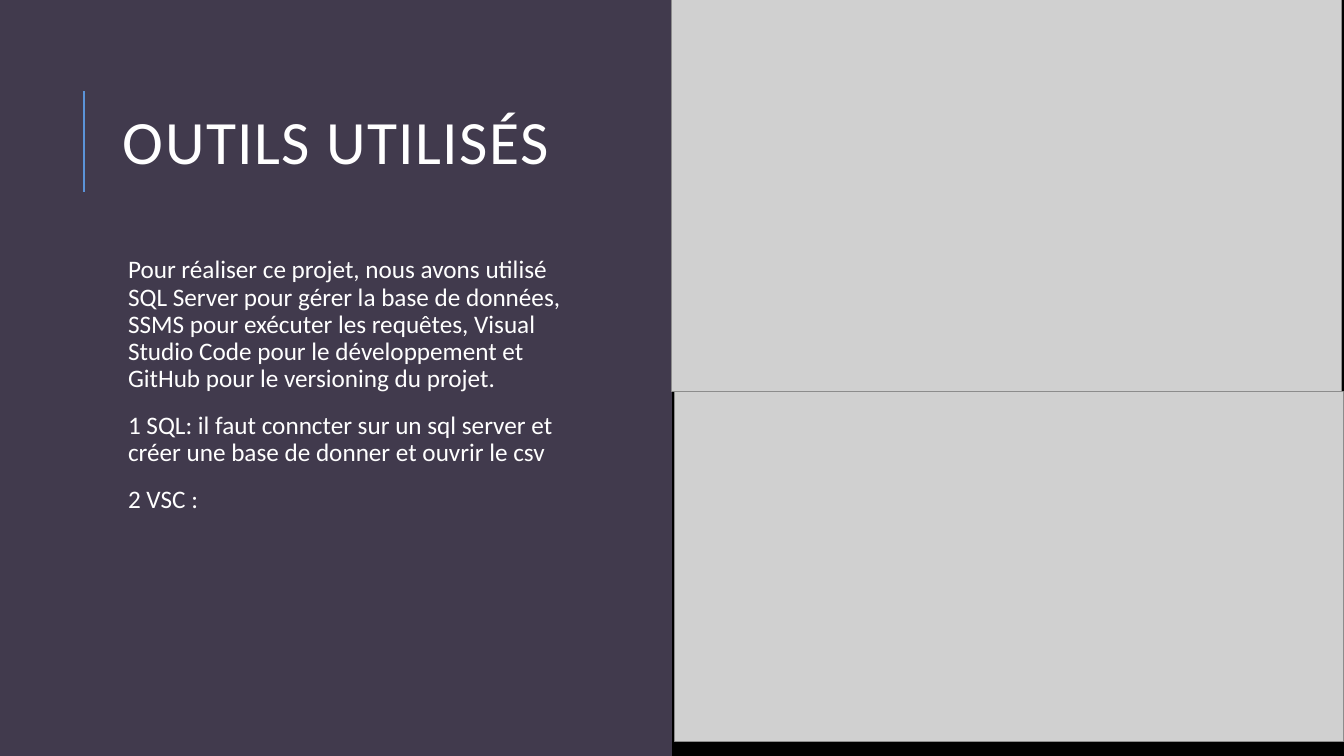
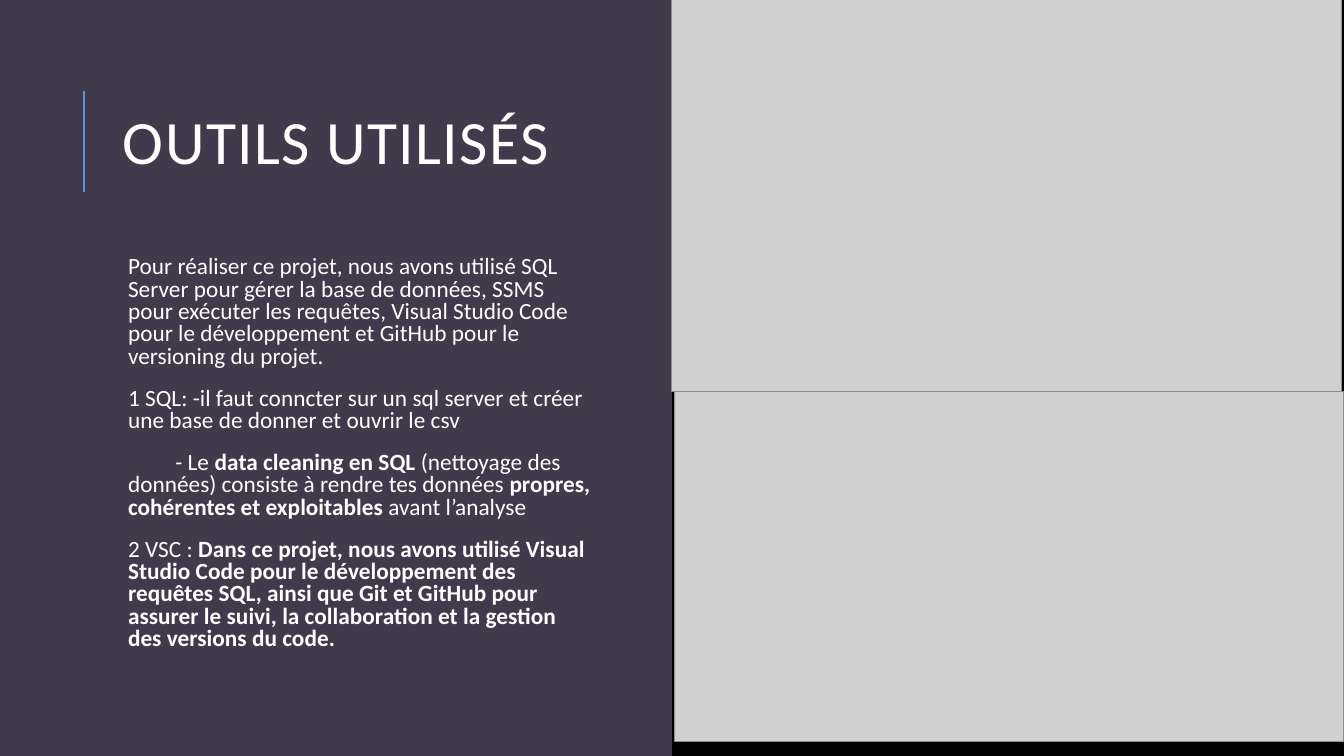
Before and after one commit to hamedtlili/sql-test-2, a slide deck: slide 6 of presentation/Projet Data Analytics – Telco Customer Churn.pptx. Drawn at 1344x756 pixels with LibreOffice and Linux fonts; fonts in the diff are those of the drawing; grey boxes stand for pictures. Boxes give left, top, right and bottom in pixels: in the first picture for what was removed or moved away, otherwise in the second. Text is boxed around its words. In the diff, an @@ line names an element or a change of style, - is before the commit and + after.

```diff
--- a/presentation/Projet Data Analytics – Telco Customer Churn.pptx
+++ b/presentation/Projet Data Analytics – Telco Customer Churn.pptx
@@ text at (x1=128, y1=258, x2=568, y2=368): size 18 to 16.6 pt in "Pour réaliser ce projet, nous avons utilisé ..."; line spacing 0.9 to 0.8 @@
@@ text at (x1=128, y1=390, x2=591, y2=646): text changed; size 18 to 16.6 pt; bold on @@
-  1 SQL: il faut conncter sur un sql server et créer une base de donner et ouvrir le csv
-  2 VSC :
+  1 SQL: -il faut conncter sur un sql server et créer une base de donner et ouvrir le csv
+  - Le data cleaning en SQL (nettoyage des données) consiste à rendre tes données propres, cohérentes et exploitables avant l’analyse
+  2 VSC : Dans ce projet, nous avons utilisé Visual Studio Code pour le développement des requêtes SQL, ainsi que Git et GitHub pour assurer le suivi, la collaboration et la gestion des versions du code.
```
Also in this commit, not shown: 6 other slides changed.
